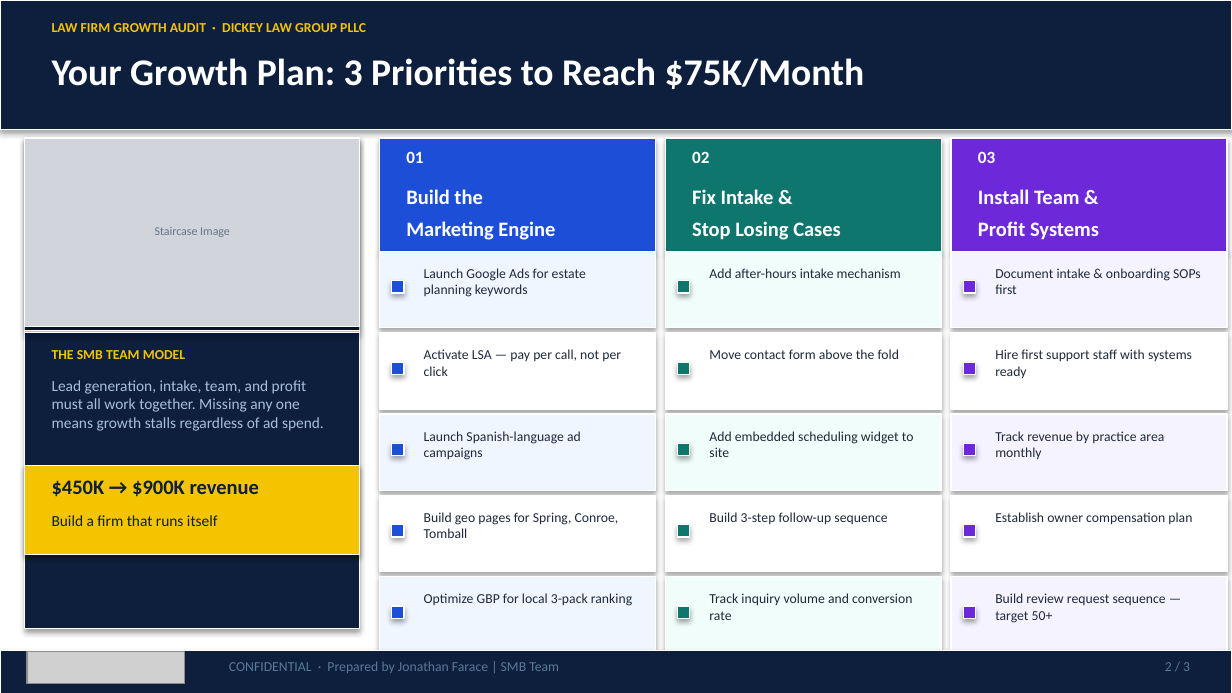
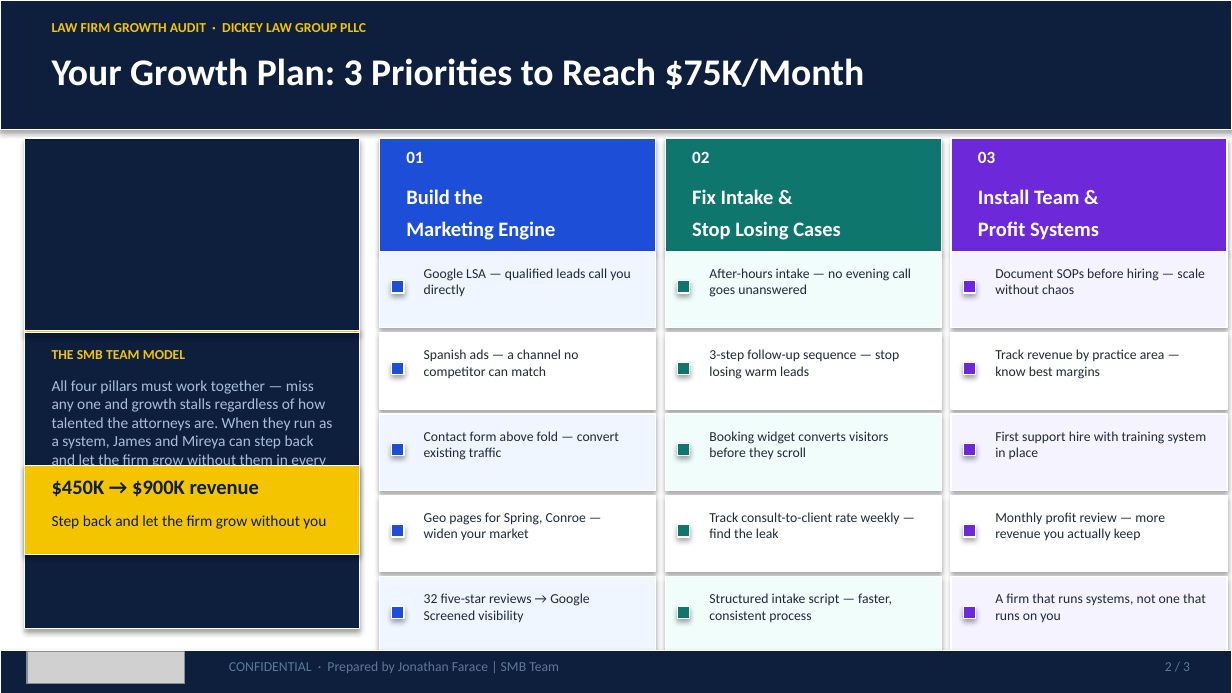
Before and after one commit to SMB-Team-Technology/workwith-smbteam, a slide deck: slide 2 of dickey-law-group/Dickey_Law_Group_May_18_2026_Proposal.pptx. Drawn at 1232x693 pixels with LibreOffice and Linux fonts; fonts in the diff are those of the drawing; grey boxes stand for pictures. Boxes give left, top, right and bottom in pixels: in the first picture for what was removed or moved away, otherwise in the second. Text is boxed around its words. In the diff, an @@ line names an element or a change of style, - is before the commit and + after.

```diff
--- a/dickey-law-group/Dickey_Law_Group_May_18_2026_Proposal.pptx
+++ b/dickey-law-group/Dickey_Law_Group_May_18_2026_Proposal.pptx
@@ rectangle removed at <box>25,138,360,326</box> @@
@@ text removed at <box>155,227,230,237</box> @@
-Staircase Image
@@ text at <box>424,268,630,296</box>: text changed @@
-Launch Google Ads for estate planning keywords
+Google LSA — qualified leads call you directly
@@ text at <box>709,268,912,297</box>: text changed @@
-Add after-hours intake mechanism
+After-hours intake — no evening call goes unanswered
@@ text at <box>995,268,1205,294</box>: text changed @@
-Document intake & onboarding SOPs first
+Document SOPs before hiring — scale without chaos
@@ text at <box>424,349,578,378</box>: text changed @@
-Activate LSA — pay per call, not per click
+Spanish ads — a channel no competitor can match
@@ text at <box>709,349,899,379</box>: text changed @@
-Build 3-step follow-up sequence
+3-step follow-up sequence — stop losing warm leads
@@ text removed at <box>709,349,899,359</box> @@
-Move contact form above the fold
@@ text at <box>995,349,1165,379</box>: text changed @@
-Track revenue by practice area monthly
+Track revenue by practice area — know best margins
@@ text at <box>52,380,332,470</box>: text changed @@
-Lead generation, intake, team, and profit must all work together. Missing any one means growth stalls regardless of ad spend.
+All four pillars must work together — miss any one and growth stalls regardless of how talented the attorneys are. When they run as a system, James and Mireya can step back and let the firm grow without them in every room.
@@ text at <box>424,431,619,460</box>: text changed @@
-Launch Spanish-language ad campaigns
+Contact form above fold — convert existing traffic
@@ text at <box>709,431,888,460</box>: text changed @@
-Add embedded scheduling widget to site
+Booking widget converts visitors before they scroll
@@ text at <box>995,431,1207,459</box>: text changed @@
-Hire first support staff with systems ready
+First support hire with training system in place
@@ text at <box>52,515,326,529</box>: text changed @@
-Build a firm that runs itself
+Step back and let the firm grow without you
@@ text at <box>424,512,586,540</box>: text changed @@
-Build geo pages for Spring, Conroe, Tomball
+Geo pages for Spring, Conroe — widen your market
@@ text added at <box>709,512,900,538</box>, 8 pt, text #1E293B @@
+Track consult-to-client rate weekly — find the leak
@@ text at <box>995,512,1165,541</box>: text changed @@
-Establish owner compensation plan
+Monthly profit review — more revenue you actually keep
@@ text at <box>424,593,589,622</box>: text changed @@
-Optimize GBP for local 3-pack ranking
+32 five-star reviews → Google Screened visibility
@@ text at <box>709,593,892,622</box>: text changed @@
-Track inquiry volume and conversion rate
+Structured intake script — faster, consistent process
@@ text at <box>995,593,1206,622</box>: text changed @@
-Build review request sequence — target 50+
+A firm that runs systems, not one that runs on you
```
Also in this commit, not shown: 2 other slides changed, 1 other file.
